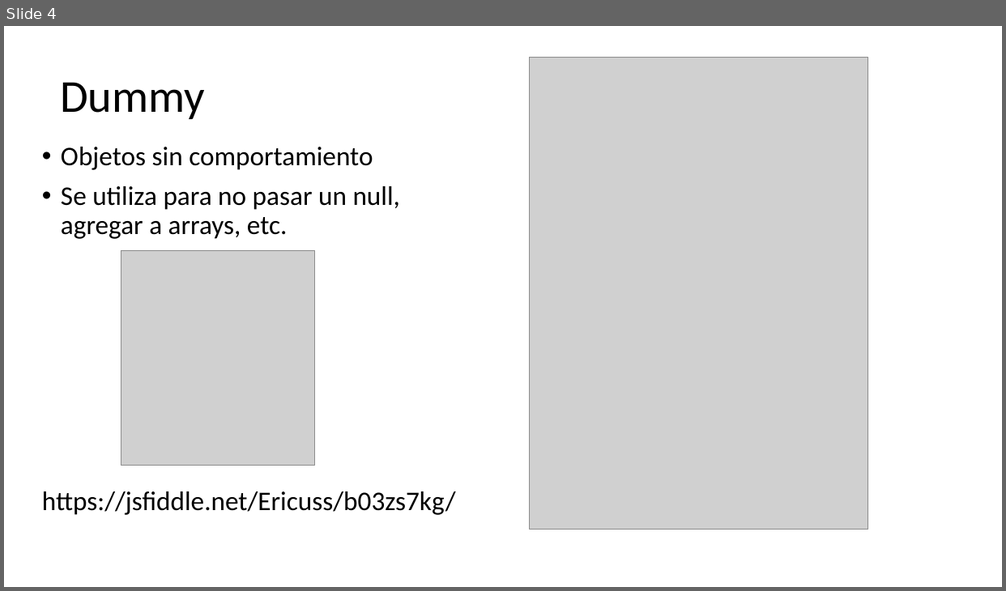
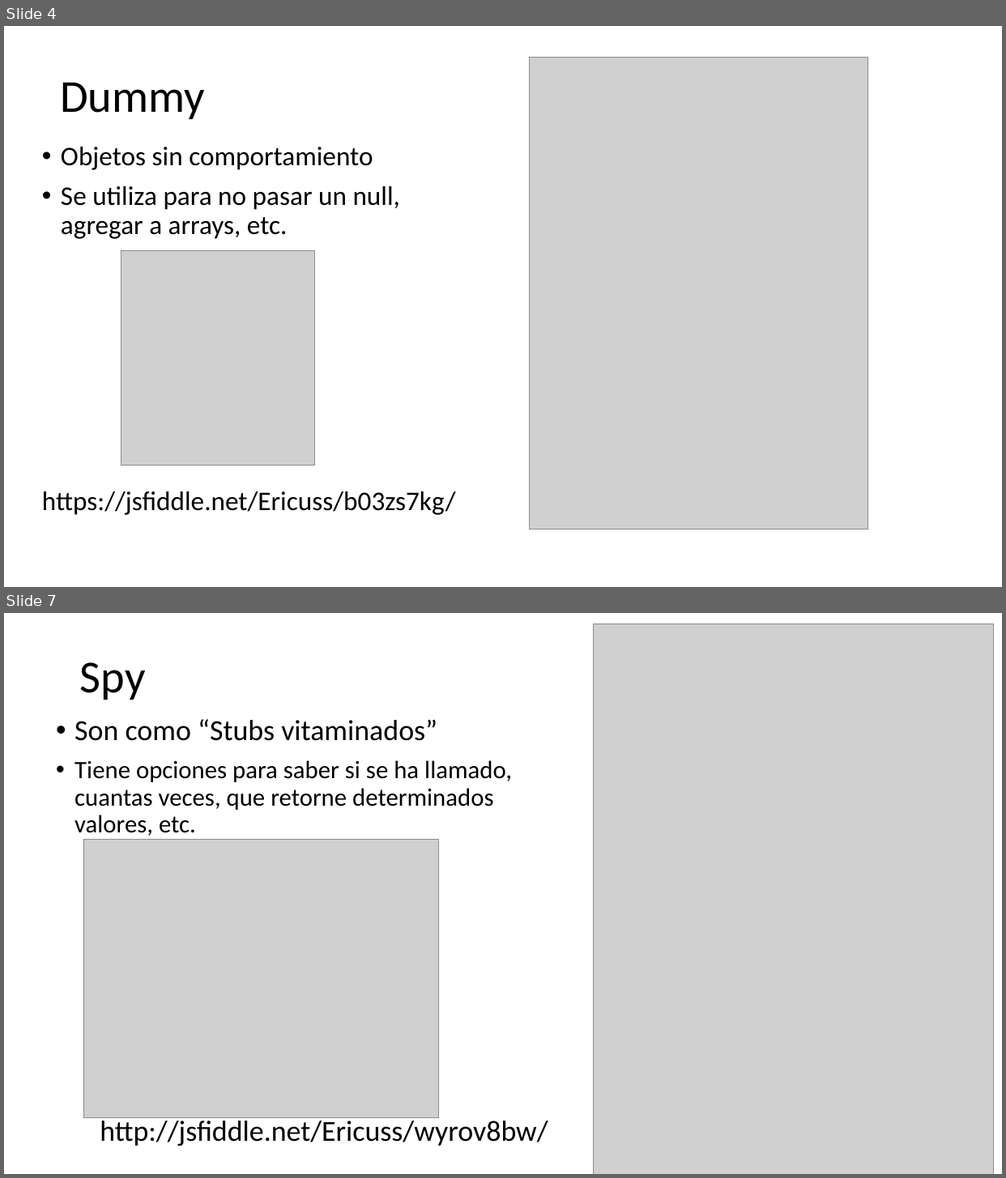
Before and after one commit to ericuss/TDD-Miercolex-Tokiota, a slide deck: Documentacion/jasmine.pptx. Shown one above the other, each under a label of ours: slide 4 before the commit, slides 4 and 7 after it; the slides between them are not shown. The pictures are 1006x591 and 1006x1178 pixels, drawn with LibreOffice and Linux fonts; fonts in the diff are those of the drawing; grey boxes stand for pictures. Boxes give left, top, right and bottom in pixels: in the first picture for what was removed or moved away, otherwise in the second. Text is boxed around its words. In the diff, an @@ line names an element or a change of style, - is before the commit and + after.

```diff
--- a/Documentacion/jasmine.pptx
+++ b/Documentacion/jasmine.pptx
@@ slide 7 added at (4,613,1002,1174), background #FFFFFF @@
@@ picture added at (593,624,993,1174) @@
@@ title added at (80,662,146,700), 44 pt, text #000000 @@
+Spy
@@ text added at (74,719,512,836), 24 pt, text #000000 @@
+• Son como “Stubs vitaminados”
+• Tiene opciones para saber si se ha llamado, cuantas veces, que retorne determinados valores, etc.
@@ picture added at (83,840,439,1118) @@
@@ text added at (100,1117,548,1146), 28 pt, text #000000 @@
+http://jsfiddle.net/Ericuss/wyrov8bw/
```
Also in this commit, not shown: 2 slides changed.
